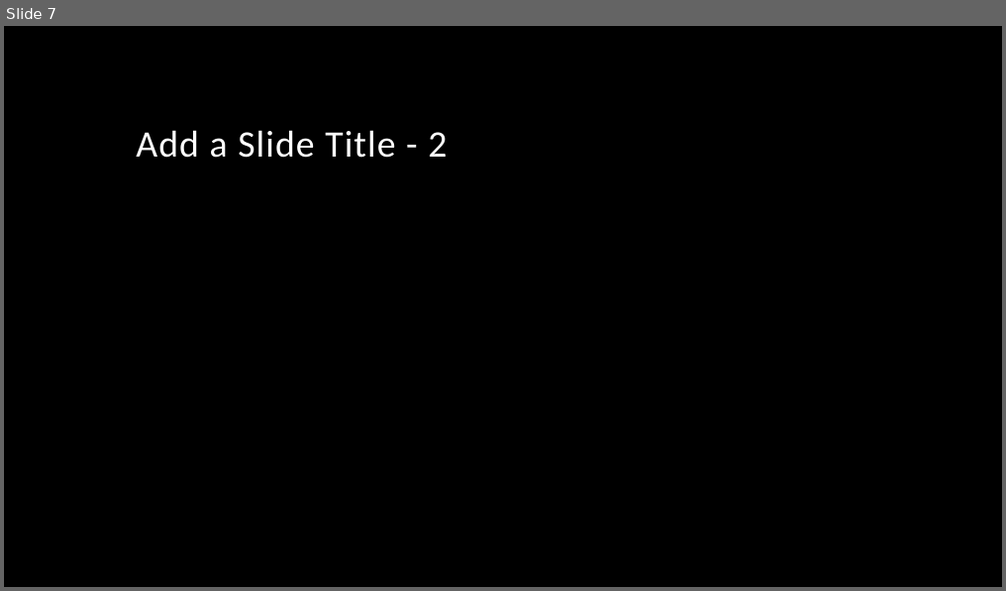
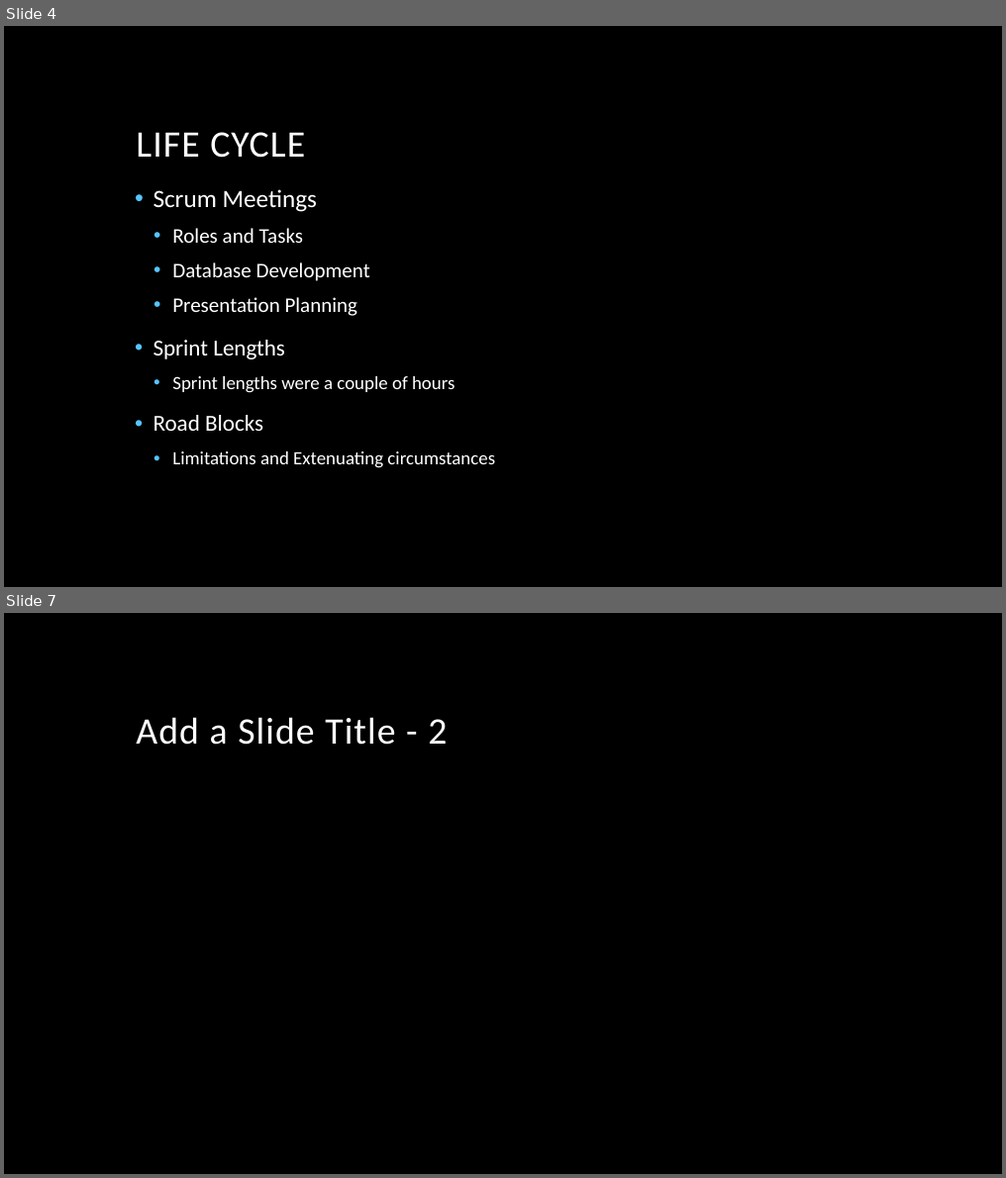
Before and after one commit to Nosente/OnlineShoppingProject, a slide deck: Online Shopping Project.pptx. Shown one above the other, each under a label of ours: slide 7 before the commit, slides 4 and 7 after it; the slides between them are not shown. The pictures are 1006x591 and 1006x1178 pixels, drawn with LibreOffice and Linux fonts; fonts in the diff are those of the drawing; background and template pictures are left out. Boxes give left, top, right and bottom in pixels: in the first picture for what was removed or moved away, otherwise in the second. Text is boxed around its words. In the diff, an @@ line names an element or a change of style, - is before the commit and + after.

```diff
--- a/Online Shopping Project.pptx
+++ b/Online Shopping Project.pptx
@@ slide 4 added at (x1=4, y1=26, x2=1002, y2=587), background picture (left out) @@
@@ title added at (x1=136, y1=132, x2=305, y2=158), 36 pt, text #FFFFFF @@
+LIFE CYCLE
@@ text added at (x1=153, y1=189, x2=495, y2=469), 18 pt, text #FFFFFF @@
+• Scrum Meetings
+  • Roles and Tasks
+  • Database Development
+  • Presentation Planning
+• Sprint Lengths
+  • Sprint lengths were a couple of hours
+• Road Blocks
+  • Limitations and Extenuating circumstances
```
Also in this commit, not shown: 1 slide changed, 1 other slide added, 2 slides removed.
